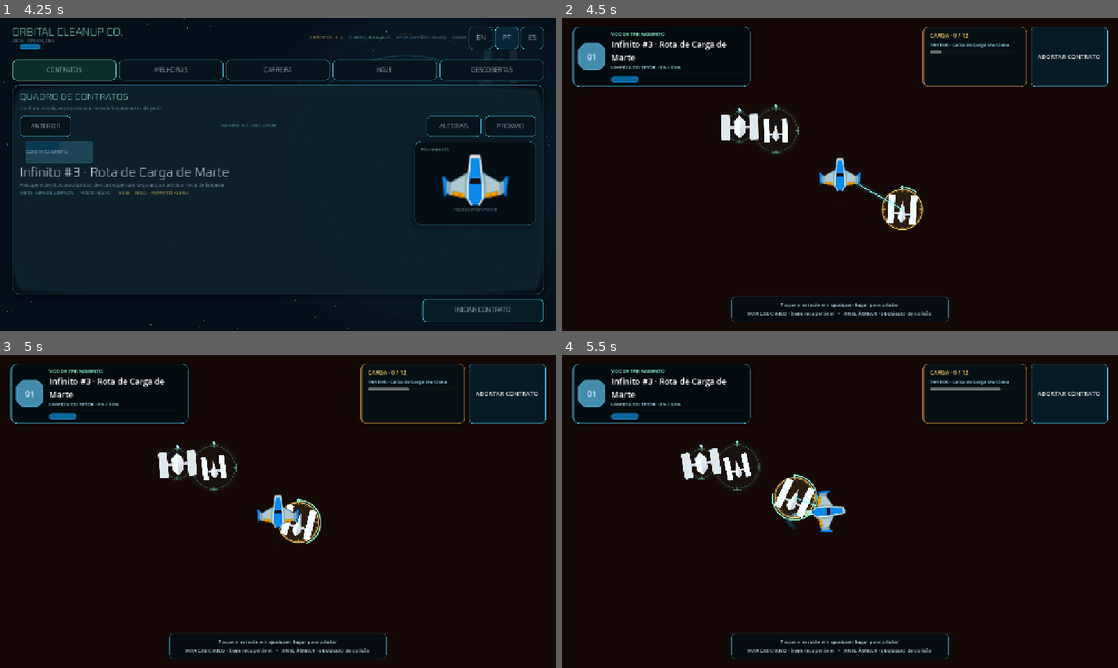
Above: before the commit, frames 1-4 (two rows, left to right).
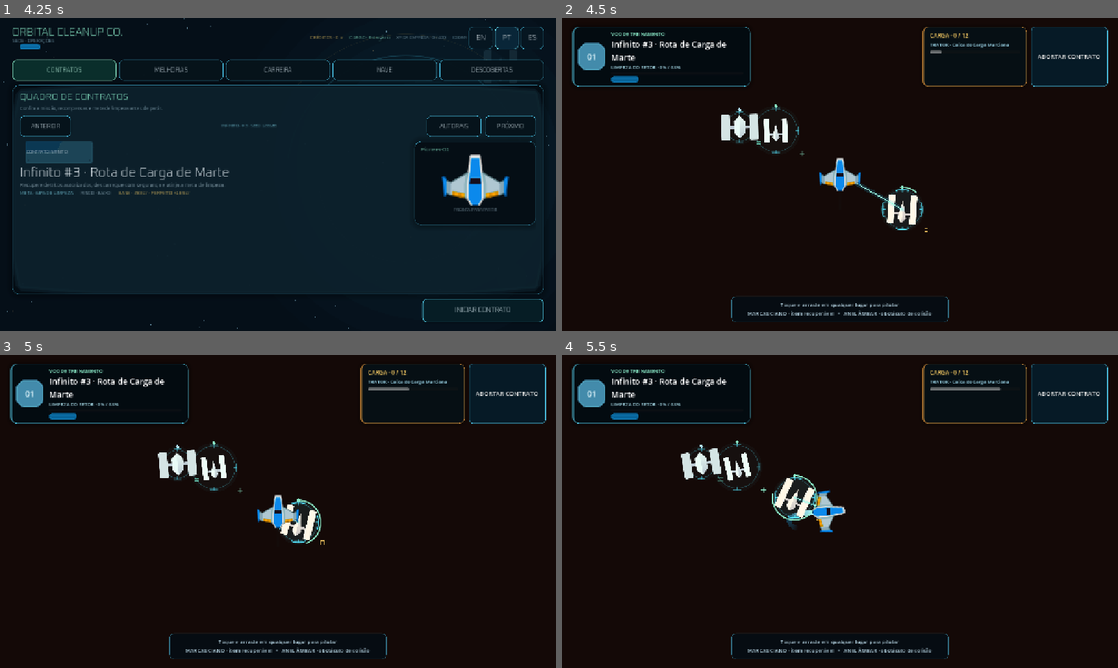
Above: after the commit, the same moments.

Repository: EwertonMendes/Orbital-Cleanup-Co.
Game: Godot game, scene res://src/core/app/app_root.tscn
Same seed, same stepped clock (60 frames per second), same inputs: the game is played once before the commit and once after it.
Inputs (mouse positions are in pixels of both pictures, inside the frame that each line leads up to):
- Up to frame 1 (4.25 s): click "ENDLESS" at 0.5 s; click "NEXT" at 1.25 s; click "NEXT" at 2 s; click "EN" at 2.75 s; click "PT" at 3.5 s
- Up to frame 2 (4.5 s): click "INICIAR CONTRATO" at 4.25 s
- Up to frame 3 (5 s): no input
- Up to frame 4 (5.5 s): tap Enter at 5 s; move the mouse to (962, 495) at 5.02 s; hold D (occ_move_right) from 5.03 s (still down); click (962, 495) at 5.17 s

Frame 1 is identical in both runs. In frame 2, 0.2% of the frame differs, in the area x 31-66%, y 28-69%; in frame 3, 0.2%; in frame 4, 0.2%.

Commit message:
fix: reserve warm hazard language and diversify salvage cues

Diff:
--- a/src/game/salvage/salvage_marker.gd
+++ b/src/game/salvage/salvage_marker.gd
@@ -28,15 +28,18 @@
 	if _definition == null:
 		return
 
+	var recovery := WorldVisualLanguage.salvage_recovery_color()
+	var progress_color := WorldVisualLanguage.salvage_progress_color()
 	var category := WorldVisualLanguage.salvage_category_color(_definition.category)
 	var rarity := WorldVisualLanguage.salvage_rarity_color(_definition.rarity)
 	var radius := _definition.collision_radius + 13.0
 	var breathe := (sin(_phase) + 1.0) * 0.5
-	var idle_alpha := 0.20 + breathe * 0.07
+	var idle_alpha := 0.22 + breathe * 0.06
 
-	draw_circle(Vector2.ZERO, radius + 8.0, Color(category, 0.025 + breathe * 0.012))
-	draw_arc(Vector2.ZERO, radius, 0.0, TAU, 56, Color(category, idle_alpha), 1.4, true)
-	_draw_brackets(radius, category, 0.68 if _targeted else 0.42)
+	draw_circle(Vector2.ZERO, radius + 8.0, Color(recovery, 0.024 + breathe * 0.010))
+	draw_arc(Vector2.ZERO, radius, 0.0, TAU, 56, Color(recovery, idle_alpha), 1.35, true)
+	_draw_brackets(radius, recovery, 0.78 if _targeted else 0.48)
+	_draw_category_signature(radius, category)
 
 	var pip := Vector2(0.0, -radius - 8.0)
 	var diamond := PackedVector2Array([
@@ -45,13 +48,13 @@
 		pip + Vector2(0.0, 4.5),
 		pip + Vector2(-4.5, 0.0),
 	])
-	draw_colored_polygon(diamond, Color(rarity, 0.92))
+	draw_colored_polygon(diamond, Color(rarity, 0.94))
 
 	if not _targeted:
 		return
 
-	draw_circle(Vector2.ZERO, radius + 4.0, Color(category, 0.06))
-	draw_arc(Vector2.ZERO, radius + 3.0, 0.0, TAU, 64, Color(category, 0.88), 2.2, true)
+	draw_circle(Vector2.ZERO, radius + 4.0, Color(recovery, 0.055))
+	_draw_target_arcs(radius + 3.0, recovery)
 	if _progress > 0.0:
 		draw_arc(
 			Vector2.ZERO,
@@ -59,8 +62,22 @@
 			-PI * 0.5,
 			-PI * 0.5 + TAU * _progress,
 			48,
-			Color(rarity, 0.98),
+			Color(progress_color, 0.98),
 			3.0,
+			true
+		)
+
+func _draw_target_arcs(radius: float, color: Color) -> void:
+	for index in range(4):
+		var center_angle := float(index) * PI * 0.5
+		draw_arc(
+			Vector2.ZERO,
+			radius,
+			center_angle - 0.34,
+			center_angle + 0.34,
+			10,
+			Color(color, 0.92),
+			2.2,
 			true
 		)
 
@@ -74,3 +91,35 @@
 		var center: Vector2 = direction * offset
 		draw_line(center - tangent * arm, center + tangent * arm, c, 2.0, true)
 		draw_line(center, center - direction * 6.0, c, 2.0, true)
+
+func _draw_category_signature(radius: float, color: Color) -> void:
+	var c := Color(color, 0.82)
+	var anchor := Vector2(radius + 12.0, radius + 4.0)
+	match String(_definition.category):
+		"electronics":
+			for offset in [-5.0, 0.0, 5.0]:
+				draw_circle(anchor + Vector2(offset, 0.0), 1.8, c)
+		"cargo":
+			draw_rect(Rect2(anchor - Vector2(4.0, 4.0), Vector2(8.0, 8.0)), c, false, 1.6)
+		"research":
+			draw_arc(anchor, 5.0, 0.0, TAU, 16, c, 1.5, true)
+			draw_circle(anchor, 1.6, c)
+		"power":
+			draw_line(anchor - Vector2(5.0, 0.0), anchor + Vector2(5.0, 0.0), c, 1.8, true)
+			draw_line(anchor - Vector2(0.0, 5.0), anchor + Vector2(0.0, 5.0), c, 1.8, true)
+		"mining":
+			var chevron := PackedVector2Array([
+				anchor + Vector2(-5.0, -3.0),
+				anchor,
+				anchor + Vector2(-5.0, 3.0),
+			])
+			draw_polyline(chevron, c, 1.8, true)
+		"industrial":
+			draw_line(anchor + Vector2(-5.0, -3.0), anchor + Vector2(5.0, -3.0), c, 1.6, true)
+			draw_line(anchor + Vector2(-5.0, 3.0), anchor + Vector2(5.0, 3.0), c, 1.6, true)
+		"propulsion":
+			draw_line(anchor + Vector2(-5.0, 0.0), anchor + Vector2(4.0, 0.0), c, 1.8, true)
+			draw_line(anchor + Vector2(1.0, -4.0), anchor + Vector2(5.0, 0.0), c, 1.8, true)
+			draw_line(anchor + Vector2(1.0, 4.0), anchor + Vector2(5.0, 0.0), c, 1.8, true)
+		_:
+			draw_circle(anchor, 2.2, c)
--- a/src/game/salvage/salvage_object.gd
+++ b/src/game/salvage/salvage_object.gd
@@ -68,7 +68,8 @@
 	sprite.texture = definition.sprite
 	_base_scale = Vector2.ONE * definition.visual_scale
 	sprite.scale = _base_scale
-	sprite.modulate = Color(0.96, 1.0, 1.0, 1.0)
+	var category_tint := WorldVisualLanguage.salvage_category_color(definition.category)
+	sprite.modulate = Color.WHITE.lerp(category_tint, 0.16)
 	marker.configure(definition)
 
 	var circle := collision_shape.shape as CircleShape2D
--- a/src/game/visual/world_visual_language.gd
+++ b/src/game/visual/world_visual_language.gd
@@ -1,5 +1,11 @@
 extends RefCounted
 class_name WorldVisualLanguage
+
+static func salvage_recovery_color() -> Color:
+	return Color("#55e6ff")
+
+static func salvage_progress_color() -> Color:
+	return Color("#8ff1ce")
 
 static func salvage_category_color(category: StringName) -> Color:
 	match String(category):
--- a/tools/validate_core_contracts.gd
+++ b/tools/validate_core_contracts.gd
@@ -137,9 +137,13 @@
 		_expect(landmark.find_child("Marker", true, false) is SectorLandmarkMarker, "Landmarks require ambient visual treatment.")
 		landmark.free()
 
-	var salvage_color := WorldVisualLanguage.salvage_category_color(&"electronics")
+	var recovery_color := WorldVisualLanguage.salvage_recovery_color()
 	var hazard_color := WorldVisualLanguage.hazard_color()
-	_expect(salvage_color != hazard_color, "Recoverable and hazard semantic colors must remain distinct.")
+	_expect(recovery_color != hazard_color, "Recoverable and hazard primary semantic colors must remain distinct.")
+	_expect(
+		WorldVisualLanguage.salvage_progress_color() != hazard_color,
+		"Tractor progress cannot reuse the hazard color."
+	)
 
 func _validate_content_runtime() -> void:
 	var registry := ContentRegistry.new()
